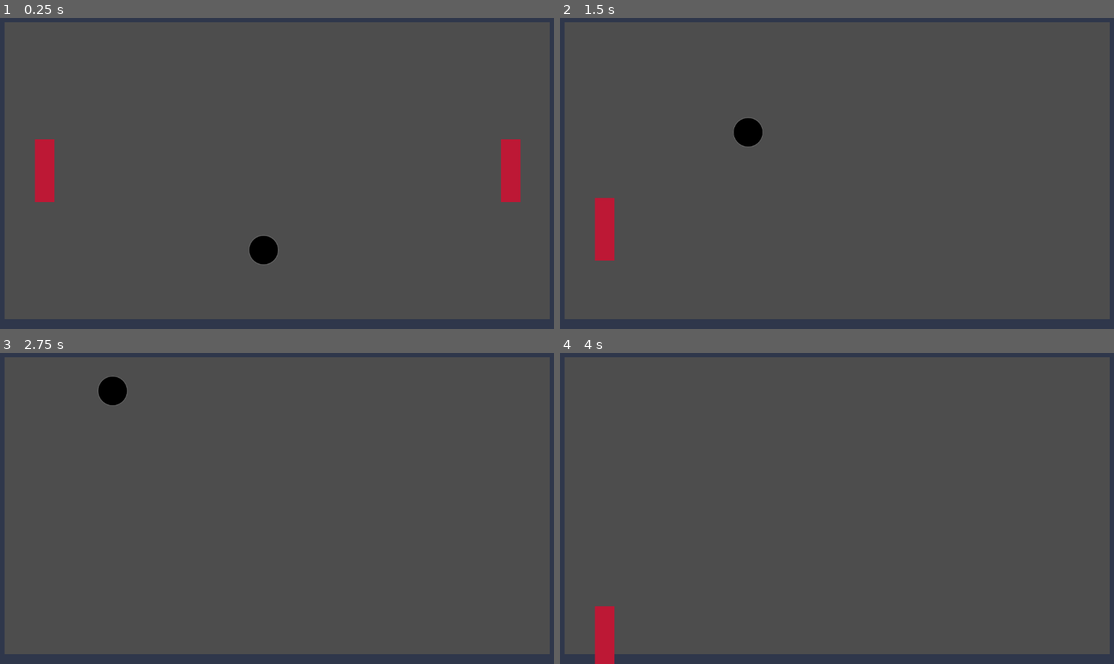
Above: before the commit, frames 1-4 (two rows, left to right).
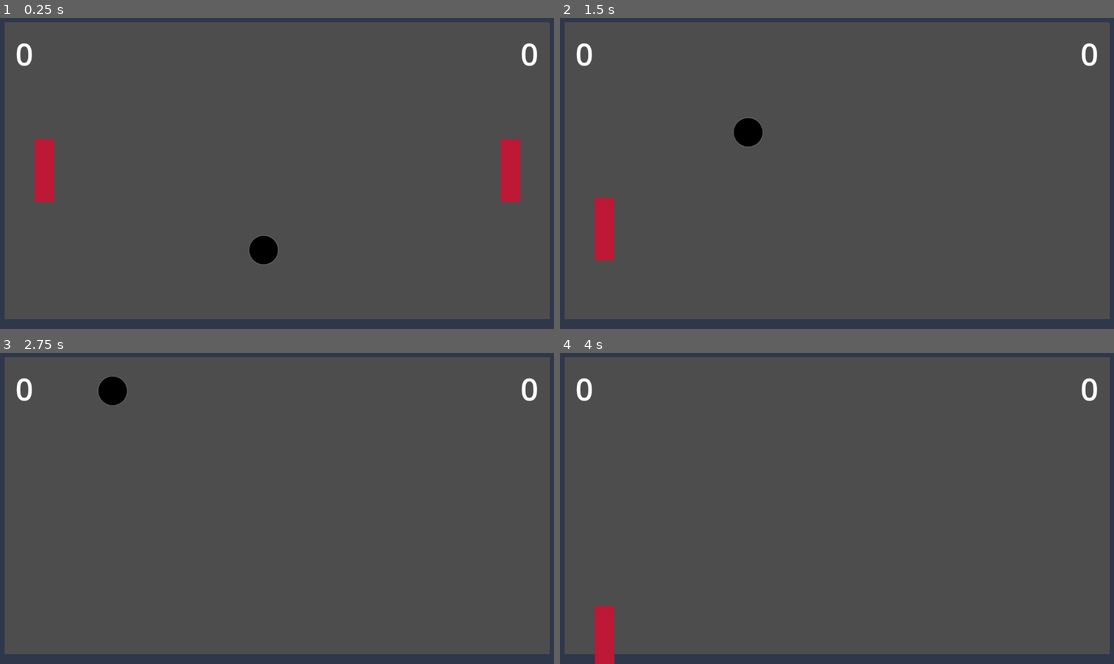
Above: after the commit, the same moments.

Repository: dagerydoo/jfk-game-building
Game: Godot game, scene res://game_board.tscn
Two runs of this game, one before a commit and one after it. Both use one fixed random seed, a clock stepped at 60 frames per second and the inputs below.
Inputs:
- Up to frame 1 (0.25 s): no input
- Up to frame 2 (1.5 s): hold Down (right_paddle_down) 0.53-1.28 s; hold S (left_paddle_down) from 1.28 s (still down)
- Up to frame 3 (2.75 s): release S (left_paddle_down) at 2.03 s; hold Down (right_paddle_down) from 2.03 s (still down)
- Up to frame 4 (4 s): release Down (right_paddle_down) at 2.78 s; hold W (left_paddle_up) 2.78-3.53 s; hold S (left_paddle_down) from 3.53 s (still down)

The runs differ from the first frame. In frame 1, 0.2% of the frame differs, in the area x 2-97%, y 8-16%; in frame 2, 0.2%; in frame 3, 0.2%; in frame 4, 0.2%.

Commit message:
Added score labels and settings

Diff:
--- a/wall-ball/game_board.tscn
+++ b/wall-ball/game_board.tscn
@@ -1,9 +1,10 @@
-[gd_scene load_steps=5 format=3 uid="uid://c7wviut6fmfbr"]
+[gd_scene load_steps=6 format=3 uid="uid://c7wviut6fmfbr"]
 
 [ext_resource type="Script" uid="uid://b0ms15ipiwrfe" path="res://game_board.gd" id="1_xh13x"]
 [ext_resource type="PackedScene" uid="uid://crajdaofyk37h" path="res://ball.tscn" id="1_xrvgy"]
 [ext_resource type="PackedScene" uid="uid://dkrlk11k0f2fo" path="res://walls.tscn" id="2_i37i2"]
 [ext_resource type="PackedScene" uid="uid://d30k30b1x451q" path="res://paddle.tscn" id="3_17g6i"]
+[ext_resource type="LabelSettings" uid="uid://ib8s06km23j8" path="res://score_label_settings.tres" id="5_30eli"]
 
 [node name="GameBoard" type="Node2D"]
 script = ExtResource("1_xh13x")
@@ -20,5 +21,26 @@
 [node name="LeftPaddle" parent="." instance=ExtResource("3_17g6i")]
 position = Vector2(100, 324)
 
+[node name="CanvasLayer" type="CanvasLayer" parent="."]
+
+[node name="LeftScoreLabel" type="Label" parent="CanvasLayer"]
+anchors_preset = -1
+anchor_right = 0.035
+anchor_bottom = 0.035
+offset_left = 40.0
+offset_top = 40.0
+offset_right = 39.68
+offset_bottom = 40.32
+text = "0"
+label_settings = ExtResource("5_30eli")
+
+[node name="RightScoreLabel" type="Label" parent="CanvasLayer"]
+offset_left = 1072.0
+offset_top = 40.0
+offset_right = 1112.0
+offset_bottom = 63.0
+text = "0"
+label_settings = ExtResource("5_30eli")
+
 [connection signal="ball_hit_left_wall" from="Walls" to="." method="_on_walls_ball_hit_left_wall"]
 [connection signal="ball_hit_right_wall" from="Walls" to="." method="_on_walls_ball_hit_right_wall"]
--- /dev/null
+++ b/wall-ball/score_label_settings.tres
@@ -0,0 +1,4 @@
+[gd_resource type="LabelSettings" format=3 uid="uid://ib8s06km23j8"]
+
+[resource]
+font_size = 64
